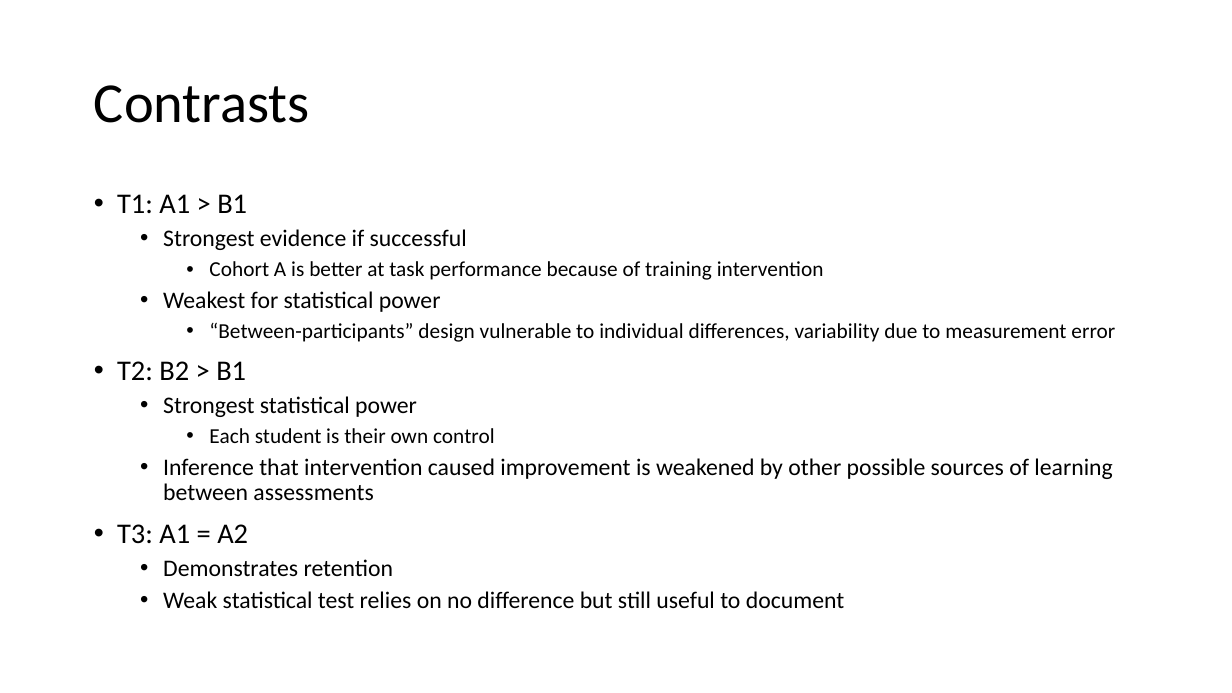
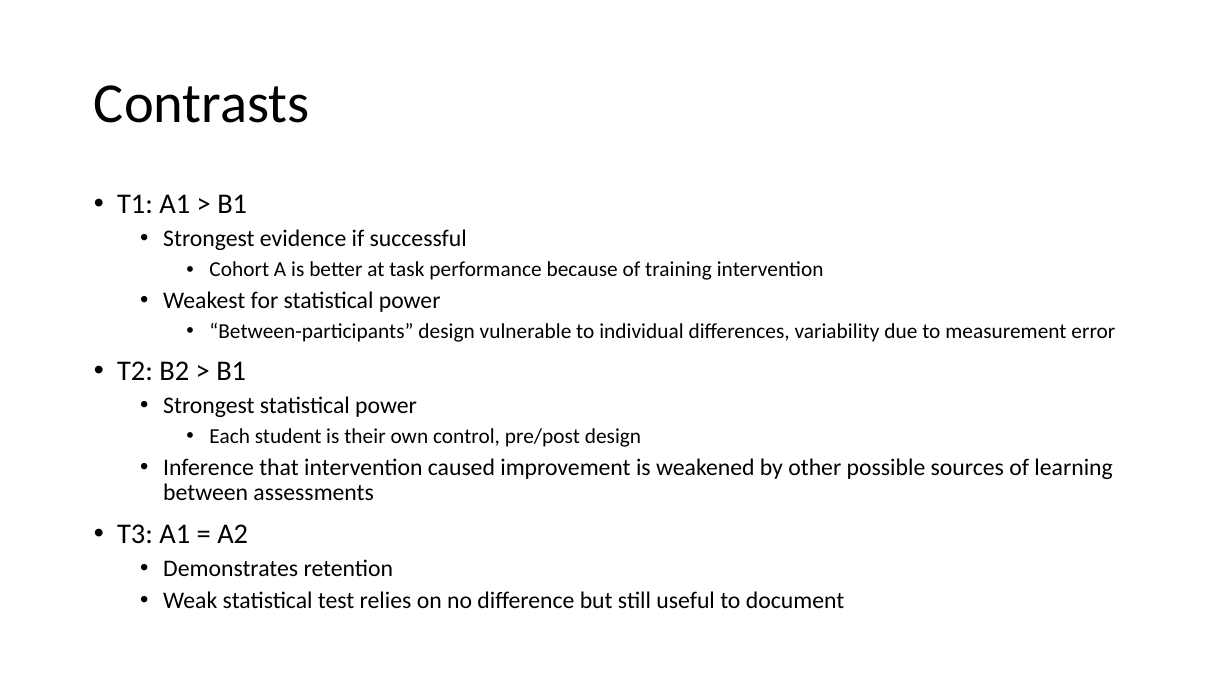
Before and after one commit to preber/Research-Methods, a slide deck: slide 6 of Class Slides 2024/Class 23.pptx (slide 12 before the commit). Drawn at 1232x693 pixels with LibreOffice and Linux fonts; fonts in the diff are those of the drawing. Boxes give left, top, right and bottom in pixels: in the first picture for what was removed or moved away, otherwise in the second. Text is boxed around its words. In the diff, an @@ line names an element or a change of style, - is before the commit and + after.

```diff
--- a/Class Slides 2024/Class 23.pptx
+++ b/Class Slides 2024/Class 23.pptx
@@ text at bbox=[209, 428, 641, 447]: text changed @@
-    • Each student is their own control
+    • Each student is their own control, pre/post design
```
Also in this commit, not shown: 2 other slides changed, 5 slides added, 8 slides removed, 11 other files.
